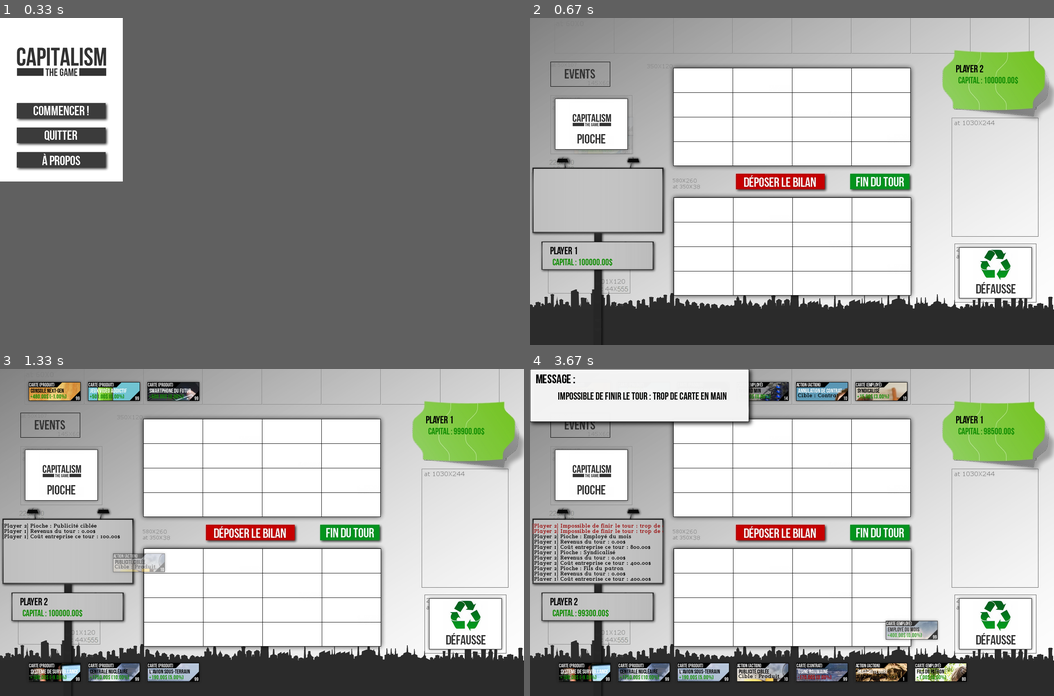
Above: before the commit, frames 1-4 (two rows, left to right).
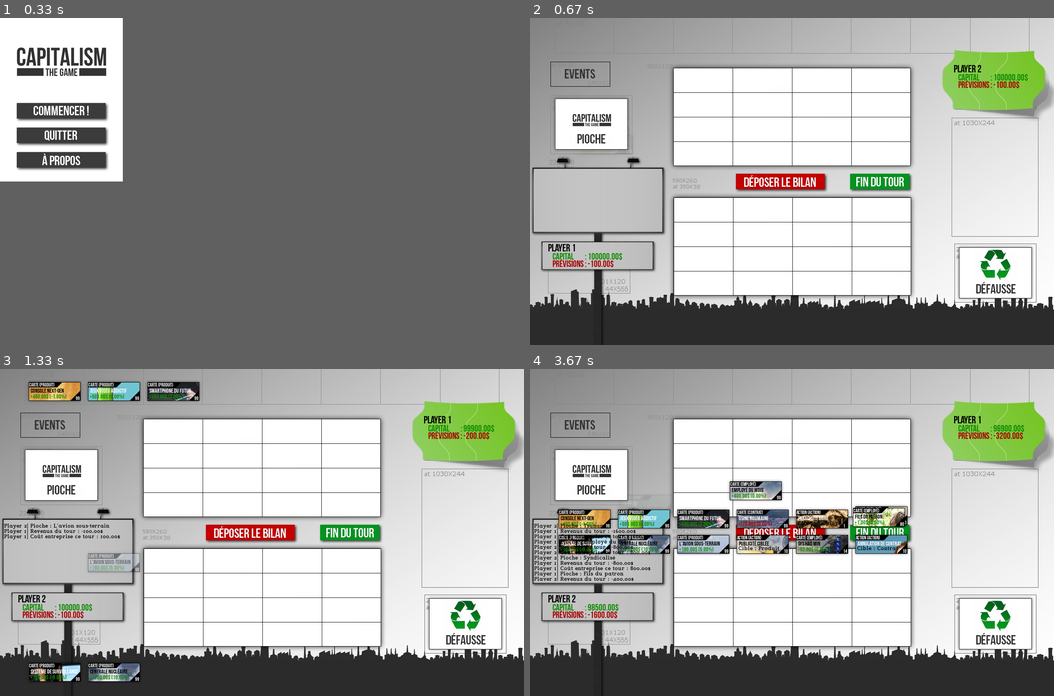
Above: after the commit, the same moments.

Repository: Que20/Capitalism
Game: pygame game, started from src/launcher.py
Same seed, same stepped clock (60 frames per second), same inputs: the game is played once before the commit and once after it.
Inputs (mouse positions are in pixels of both pictures, inside the frame that each line leads up to):
- Up to frame 1 (0.33 s): no input
- Up to frame 2 (0.67 s): press the mouse at (592, 109) at 0.37 s; move the mouse to (577, 106) at 0.47 s; release the mouse at (561, 99) at 0.6 s
- Up to frame 3 (1.33 s): press the mouse at (68, 496) at 0.7 s; move the mouse to (73, 561) at 0.8 s; release the mouse at (78, 627) at 0.93 s; tap Space at 1 s
- Up to frame 4 (3.67 s): hold P 1.33-1.8 s; tap Space at 1.4, 1.7, 2.23, 2.53, 2.73, 3.07, 3.37, 3.57 s; press the mouse at (792, 601) at 1.87 s; move the mouse to (718, 591) at 1.97 s; release the mouse at (645, 584) at 2.1 s

Frame 1 is identical in both runs. In frame 2, 0.8% of the frame differs, in the area x 3-95%, y 14-77%; in frame 3, 2.1%; in frame 4, 23%, in the area x 0-95%, y 0-96%.

Commit message:
Mise en place des fenêtres modales

Diff:
--- a/src/cap_graph.py
+++ b/src/cap_graph.py
@@ -15,8 +15,12 @@
 msg_bg = pygame.image.load("card/msg_bg.png").convert_alpha()
 deck_bg = pygame.image.load("card/deck.png").convert_alpha()
 discard_bg = pygame.image.load("card/discard.png").convert_alpha()
+modal_bg = pygame.image.load("modal_bg.png").convert_alpha()
+modal_bt1 = pygame.image.load("oui.png").convert_alpha()
+modal_bt2 = pygame.image.load("non.png").convert_alpha()
 
 # Fonts
+modal_font = pygame.font.Font('card/BebasNeue.otf', 30);
 player_name_font = pygame.font.Font('card/BebasNeue.otf', 25);
 card_title_font = pygame.font.Font('card/BebasNeue.otf', 22);
 card_mintitle_font = pygame.font.Font('card/BebasNeue.otf', 14);
@@ -115,6 +119,58 @@
 		if self.visible :
 			cap_blit_alpha(window, self.to_display, (self.rect.x, self.rect.y), self.opacity)
 
+# Fenêtre modale
+class cap_graph_Modal(cap_Graph_object):
+	def __init__(self):
+		cap_Graph_object.__init__(self, cap_Rect(0,0,1280,800), cap_Rect(0,0,1280,800))
+		self.bg_image = modal_bg
+
+		self.msg = ""
+		self.onYes = None
+		self.onYesRect = cap_Rect(410, 545, 62, 44)
+		self.onNo = None
+		self.onNoRect = cap_Rect(785, 545, 62, 44)
+
+		self.bg = pygame.Surface((1280, 800), SRCALPHA, 32).convert_alpha()
+		self.bg.blit(modal_bg, (0, 0))
+
+	# Initialisation
+	def init(self, event_mouse, event_key, display_list):
+		# On ajoute à la liste d'affichage
+		display_list.append(self.display)
+		self.display_list = display_list
+		# Button
+		event_mouse.append((MOUSEBUTTONUP, 1, self.buttons_check))
+
+	def set_msg(self, msg, onYes, onNo):
+
+		self.onYes = onYes
+		self.onNo = onNo
+		self.msg = msg
+		self.visible = True
+
+		self.update()
+
+	def update(self):
+
+		self.erase()
+
+		self.to_display.blit(self.bg, (0, 0))
+		cap_Graph_print(self.msg, modal_font, self.to_display, 28, black, 219, 181)
+
+		self.to_display.blit(modal_bt1, (self.onYesRect.x, self.onYesRect.y))
+		self.to_display.blit(modal_bt2, (self.onNoRect.x, self.onNoRect.y))
+
+
+	def buttons_check(self, event_type, event_code, x, y):
+		# Oui
+		if self.onYesRect.isIn(x, y):
+			if self.onYes != None : self.onYes()
+			self.visible = False
+		# Non
+		elif self.onNoRect.isIn(x, y):
+			if self.onNo != None : self.onNo()
+			self.visible = False
 
 
 class cap_graph_Button(cap_Graph_object):
@@ -216,7 +272,7 @@
 
 		# On commence par le fond (qui ne change pas)
 		self.bg = pygame.Surface((self.rect.w, self.rect.h), SRCALPHA, 32).convert_alpha()
-		self.bg.blit(player_name_font.render(self.player.name, 1, black), (5, 0))
+		self.bg.blit(player_name_font.render(self.player.name, 1, black), (0, 0))
 
 		# Update des infos
 		self.update()
@@ -225,7 +281,12 @@
 	def update(self):
 		self.erase()
 		self.to_display.blit(self.bg, (0, 0))
-		self.to_display.blit(card_title_font.render( "  Capital : "+('%.2f' % self.player.money)+"$", 1, green), (5, 30))
+		self.to_display.blit(card_title_font.render( "  Capital         : "+('%.2f' % self.player.money)+"$", 1, green), (5, 23))
+		total = self.player.estimateNextIncome()
+		if total >= 0 :
+			self.to_display.blit(card_title_font.render( "  Prévisions : "+('%.2f' % total)+"$", 1, green), (5, 41))
+		else :
+			self.to_display.blit(card_title_font.render( "  Prévisions : "+('%.2f' % total)+"$", 1, red), (5, 41))
 
 # Pioche
 class cap_Graph_deck_base(cap_Graph_object):
--- a/src/card.py
+++ b/src/card.py
@@ -116,6 +116,10 @@
 				elif effect.affectedValue == AffectableValue.LIFE :
 					self.computedCard.life = ModifierType.computeModifiedValue(self.computedCard.life, effect.value, effect.modifierType)
 
+	# Estimation
+	def estimateNextTurn(self):
+		return self.computedCard.incomePerTurn - self.computedCard.costPerTurn
+
 	# Passe un tour sur notre carte
 	def nexTurn(self):
 		# Revenus du tour
--- a/src/player.py
+++ b/src/player.py
@@ -19,7 +19,7 @@
 	"""Représente un des deux joueurs"""
 
 	# Constructeur
-	def __init__(self, name, log, number, startingMoney=100000):
+	def __init__(self, name, log, modal, number, startingMoney=100000):
 		self.name = name                                   # Nom du joueur
 		self.money = startingMoney                         # Argent de départ
 		self.deck = []                                     # Cartes en main
@@ -30,14 +30,17 @@
 		self.deleted = []                                  # Cartes supprimées
 		self.selected = None                               # Carte selectionnée 1 = hand / 2 = gameboard
 		self.log = log                                     # Log
+		self.modal = modal                                 # Fenêtre modale
 		self.cost = 100                                    # Coût de départ de l'entreprise
 
 		if number == 1 :
-			self.graph_player = cap_Graph_playerinfo(cap_Rect(44, 555, 0, 0), self)
+			self.graph_player = cap_Graph_playerinfo(cap_Rect(44, 548, 0, 0), self)
 			self.playing = True
+			self.number = 1
 		else :
 			self.graph_player = cap_Graph_playerinfo(cap_Rect(1035, 110, 0, 0), self)
 			self.playing = False
+			self.number = 2
 
 	# A virer
 	def addCardDeck(self, card):
@@ -202,30 +205,46 @@
 
 	# Défausse le carte de la main
 	def _discardHand(self, hand):
-		# Log
-		self.log.log("["+self.name+"] Carte défaussée : "+self.deck[hand].name+" depuis la main", green)
-		# Graphique
-		self.deck[hand].grap_mincard.animate(1087, 602, 750, -1)
-		# On change de zone
-		self.deleted.append(self.deck.pop(hand))
-		# On déplace toutes les cartes après
-		self._shiftDeck(hand)
+
+		def yes() :
+			# Log
+			self.log.log("["+self.name+"] Carte défaussée : "+self.deck[hand].name+" depuis la main", green)
+			# Graphique
+			self.deck[hand].grap_mincard.animate(1087, 602, 750, -1)
+			# On change de zone
+			self.deleted.append(self.deck.pop(hand))
+			# On déplace toutes les cartes après
+			self._shiftDeck(hand)
+
+		def no() :
+			self.selected = None
+			pass # Rien si on annule
+
+		self.modal.set_msg("Êtes vous certain de vouloir défausser la carte '"+self.deck[hand].name+"'?\nCelle-ci ne sera plus récupérable.", yes, no)
 
 
 	# Défausse le carte de la main
 	def _discardGameboard(self, x, y):
-		print(self.gameboard[x][y].name)
+
 		if self.gameboard[x][y].computedCard.discardCost < self.money :
-			self.money = self.money - self.gameboard[x][y].computedCard.discardCost # Coût défaussement
-			self.graph_player.update()
-			# Graphique
-			self.gameboard[x][y].grap_mincard.animate(1087, 602, 750, -1)
-			# Log
-			self.log.log("["+self.name+"] Carte défaussée : "+self.gameboard[x][y].name+" depuis le board", green)
-
-			# On change de zone
-			self.deleted.append(self.gameboard[x][y])
-			self.gameboard[x][y] = None
+
+			def yes():
+				self.money = self.money - self.gameboard[x][y].computedCard.discardCost # Coût défaussement
+				self.graph_player.update()
+				# Graphique
+				self.gameboard[x][y].grap_mincard.animate(1087, 602, 750, -1)
+				# Log
+				self.log.log("["+self.name+"] Carte défaussée : "+self.gameboard[x][y].name+" depuis le board", green)
+
+				# On change de zone
+				self.deleted.append(self.gameboard[x][y])
+				self.gameboard[x][y] = None
+
+			def no():
+				self.selected = None
+
+			self.modal.set_msg("Êtes vous certain de vouloir défausser la carte '"+self.gameboard[x][y].name+"'?\nCelle-ci ne sera plus récupérable, et cette action vous coûtera "+('%.2f' % self.gameboard[x][y].computedCard.discardCost)+"$.", yes, no)
+
 		else :
 			self.log.msg("Impossible de supprimer la carte : pas assez d'argent")
 			self.log.log("["+self.name+"] Action impossible : pas assez d'argent", red)
@@ -320,6 +339,16 @@
 				card.grap_card.update()
 				card.grap_mincard.update()
 
+	def estimateNextIncome(self):
+
+		total = 0
+
+		for line in self.gameboard:
+			for card in line:
+				if card != None :
+					total += card.estimateNextTurn()
+
+		return total - self.cost
 
 	def getNextIncome(self):
 
@@ -341,7 +370,7 @@
 						self.log.log("["+self.name+"] Fin de vie : "+self.deleted[-1].name+" depuis le board")
 				i = i + 1
 
-		return total
+		return total - self.cost
 
 
 	# Débute un tour
@@ -370,7 +399,7 @@
 		self.addCardDeck(card)
 
 		self.graph_player.rect.x = 44
-		self.graph_player.rect.y = 555
+		self.graph_player.rect.y = 548
 
 
 	# Termine un tour
@@ -386,7 +415,7 @@
 			self.log.log("["+self.name+"] Revenus du tour : "+('%.2f' % total)+"$")
 
 			# Coût total
-			self.money += total - self.cost
+			self.money += total
 			self.cost *= 2
 
 			# Graphique, changement de cartes dans tout les sens
@@ -406,6 +435,18 @@
 
 			self.graph_player.update()
 
+			# Màj des events si joueur 2
+			if self.number == 2 :
+				for event in events :
+					if event != None :
+						# Si la carte n'a plus de vie après le tour
+						if not event.isAlive() :
+							self.deleted.append(events.pop()) # On met dans la liste deleted
+							# Graphique
+							self.deleted[-1].grap_mincard.animate(1087, 602, 750, -1)
+							# Log
+							self.log.log("["+self.name+"] Fin d'event : "+self.deleted[-1].name)
+
 			# Màj des cartes
 			for line in self.gameboard:
 				self.calculateLine(line, events)
--- a/src/test_card.py
+++ b/src/test_card.py
@@ -15,11 +15,15 @@
 
 # Initialisation pygame
 background = pygame.image.load("background.jpg").convert()
+global quit
 quit = False
 window.blit(background, (0,0))
 
 event_mouse = []
+event_modal_mouse = []
+
 event_key   = []
+event_modal_key   = []
 
 display_list  = []
 
@@ -98,19 +102,33 @@
 log.init(event_mouse, event_key, display_list)
 log.visibility(True)
 
+# Fenêtre modale
+modal = cap_graph_Modal()
+
 # Joueurs
-player1 = Player("Player 1", log, 1)
+player1 = Player("Player 1", log, modal, 1)
 player1.graph_player.init(event_mouse, event_key, display_list)
 player1.graph_player.visibility(True)
 
-player2 = Player("Player 2", log, 2)
+player2 = Player("Player 2", log, modal, 2)
 player2.graph_player.init(event_mouse, event_key, display_list)
 player2.graph_player.visibility(True)
 
+modal.init(event_modal_mouse, event_modal_key, display_list)
+
 # Cartes de départ
-for i in range(1, 4):
+for i in range(1, 3):
 	player1.addCardDeck(deck.pickUpCardFromDeck())
 	player2.addCardDeck(deck.pickUpCardFromDeck())
+# Carte en plus pour valoir la pioche du joueur 2
+player1.addCardDeck(deck.pickUpCardFromDeck())
+
+def yes():
+	global quit
+	quit = True
+
+def no():
+	pass
 
 # Boucle d'affichage / évenements
 while not quit :
@@ -128,34 +146,51 @@
 
 		# Boutons fenêtre
 		if event.type == QUIT:
-			quit = True
+			modal.set_msg("Êtes vous certain de vouloir quitter le jeu ?\nLa partie en cours sera perdu.", yes, no)
 
-		# Clavier
-		if event.type == KEYDOWN:
-			if event.key == K_ESCAPE:
-				quit = True
-			elif event.key == K_SPACE:
-				if player1.endTurn(events) :
-					player2.startTurn(deck)
-					player1, player2 = player2, player1
-			elif event.key == K_p:
-				player1.addCardDeck(deck.pickUpCardFromDeck())
+		# Modal
+		if modal.visible :
+			# Souris
+			if event.type == MOUSEBUTTONDOWN or event.type == MOUSEBUTTONUP or event.type == MOUSEMOTION :
 
-		# Souris
-		if event.type == MOUSEBUTTONDOWN or event.type == MOUSEBUTTONUP or event.type == MOUSEMOTION :
+				for clbk in event_modal_mouse :
+					# Si l'event se passe dans notre range
+					if clbk[0] == event.type and ( not hasattr(event, 'button') or clbk[1] == event.button ) :
+						if hasattr(event, 'button') :
+							button = event.button
+						else :
+							button = 0
+						if clbk[2](event.type, button, event.pos[0], event.pos[1]):
+							break
+		# Jeu
+		else :
 
-			if event.type == MOUSEBUTTONDOWN :
-				print(clicker_detector.get_zone(event.pos[0], event.pos[1]))
-				player1.playerAction(clicker_detector.get_zone(event.pos[0], event.pos[1]), events, None)
+			# Clavier
+			if event.type == KEYDOWN:
+				if event.key == K_ESCAPE:
+					modal.set_msg("Êtes vous certain de vouloir quitter le jeu ?\nLa partie en cours sera perdu.", yes, no)
+				elif event.key == K_SPACE:
+					if player1.endTurn(events) :
+						player2.startTurn(deck)
+						player1, player2 = player2, player1
+				elif event.key == K_p:
+					player1.addCardDeck(deck.pickUpCardFromDeck())
 
-			for clbk in event_mouse :
-				# Si l'event se passe dans notre range
-				if clbk[0] == event.type and ( not hasattr(event, 'button') or clbk[1] == event.button ) :
-					if hasattr(event, 'button') :
-						button = event.button
-					else :
-						button = 0
-					if clbk[2](event.type, button, event.pos[0], event.pos[1]):
-						break
+			# Souris
+			if event.type == MOUSEBUTTONDOWN or event.type == MOUSEBUTTONUP or event.type == MOUSEMOTION :
+
+				if event.type == MOUSEBUTTONDOWN :
+					print(clicker_detector.get_zone(event.pos[0], event.pos[1]))
+					player1.playerAction(clicker_detector.get_zone(event.pos[0], event.pos[1]), events, None)
+
+				for clbk in event_mouse :
+					# Si l'event se passe dans notre range
+					if clbk[0] == event.type and ( not hasattr(event, 'button') or clbk[1] == event.button ) :
+						if hasattr(event, 'button') :
+							button = event.button
+						else :
+							button = 0
+						if clbk[2](event.type, button, event.pos[0], event.pos[1]):
+							break
 
 	pass
Binary file added: src/modal_bg.png
Renamed: src/card/non.png -> src/non.png
Renamed: src/card/oui.png -> src/oui.png
